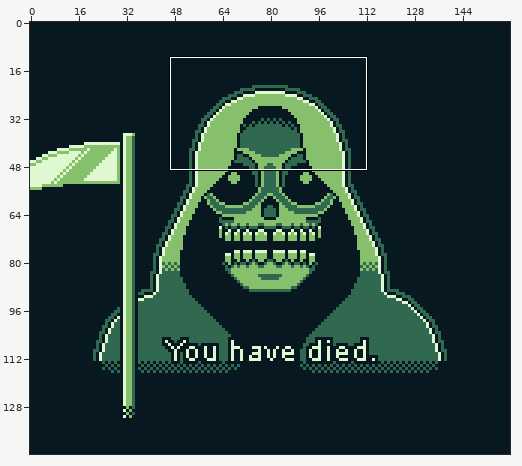
Two versions of one sprite sheet, assets/backgrounds/Death.png. The first picture is a wide view before the edit; the outline marks the close-up.
Close-up. Old version:
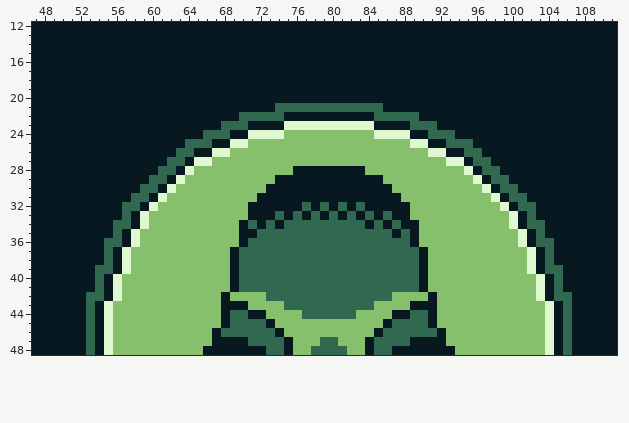
The file is 160x144 pixels. Shown: x 47..111, y 12..48.
The same view after the edit:
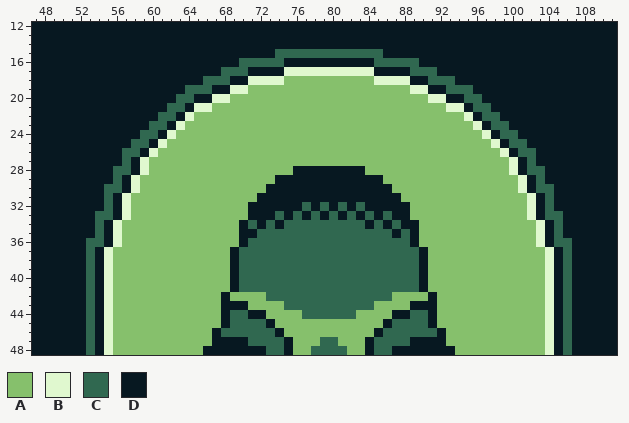
Palette (. is transparent): A #86c06c  B #e0f8cf  C #306850  D #071821
The exact change:
Changed rows in their new state; - is an unchanged pixel.
first column x 53:
15 ---------------------CCCCCCCCCCCC---------------------
16 -----------------CCCCC----------CCCCC-----------------
17 ---------------CCC----BBBBBBBBBB----CCC---------------
18 -------------CCC--BBBBAAAAAAAAAABBBB--CCC-------------
19 -----------CCC--BBAAAAAAAAAAAAAAAAAABB--CCC-----------
20 ----------CC--BBAAAAAAAAAAAAAAAAAAAAAABB--CC----------
21 ---------CC-BBAAAAAAAAAAAAAAAAAAAAAAAAAABB-CC---------
22 --------CC-BAAAAAAAAAAAAAAAAAAAAAAAAAAAAAAB-CC--------
23 -------CC-BAAAAAAAAAAAAAAAAAAAAAAAAAAAAAAAAB-CC-------
24 ------CC-BAAAAAAAAAAAA----------AAAAAAAAAAAAB-CC------
25 -----CC-BAAAAAAAAA------------------AAAAAAAAAB-CC-----
26 ----CC-BAAAAAAAA----------------------AAAAAAAAB-CC----
27 ----C-BAAAAAAA--------------------------AAAAAAAB-C----
28 ---CC-BAAAAA------------------------------AAAAAB-CC---
29 ---C-BAAAAA--------------------------------AAAAAB-C---
30 --CC-BAAAA----------------------------------AAAAB-CC--
31 --C-BAAAA------------------------------------AAAAB-C--
32 --C-BAAA--------------------------------------AAAB-C--
33 -CC-BAA----------------------------------------AAB-CC-
34 -C-BAAA----------------------------------------AAAB-C-
35 -C-BAA------------------------------------------AAB-C-
36 CCDBAA------------------------------------------AABDCC
37 C-BAA--------------------------------------------AAB-C
38 C-BAA--------------------------------------------AAB-C
39 CDBAA--------------------------------------------AABDC
40 CDBA----------------------------------------------ABDC
41 CDBA----------------------------------------------ABDC
42 -DBA----------------------------------------------ABD-
Changed places in both close-ups, as pixel boxes (x1, y1, x2, y2):
changed: (86, 49, 572, 301)
